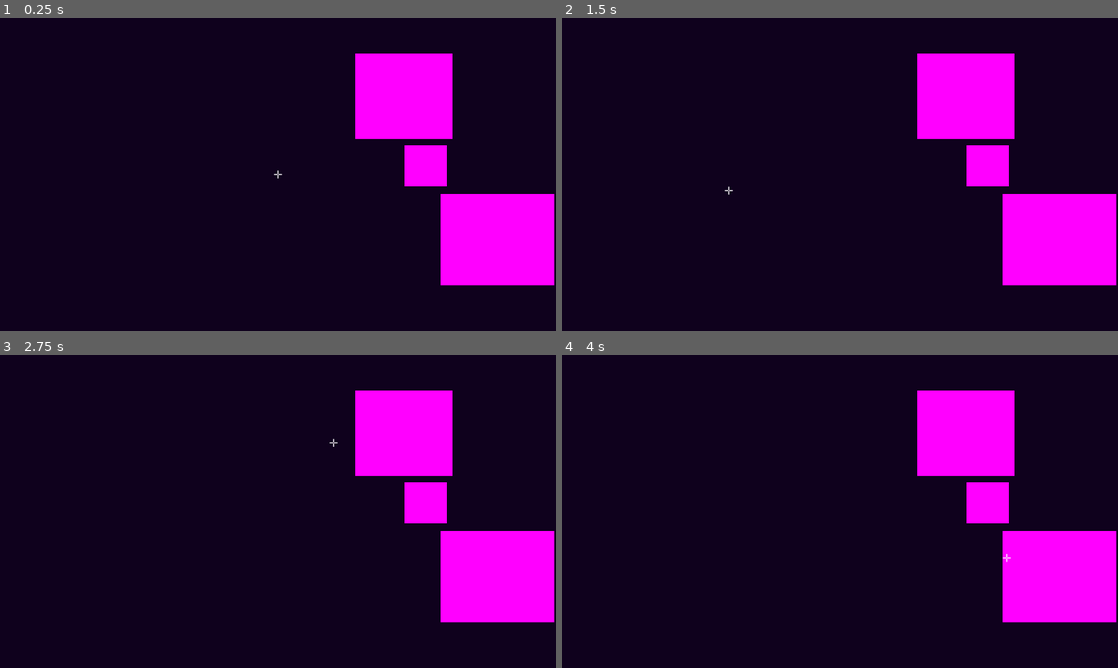
Above: before the commit, frames 1-4 (two rows, left to right).
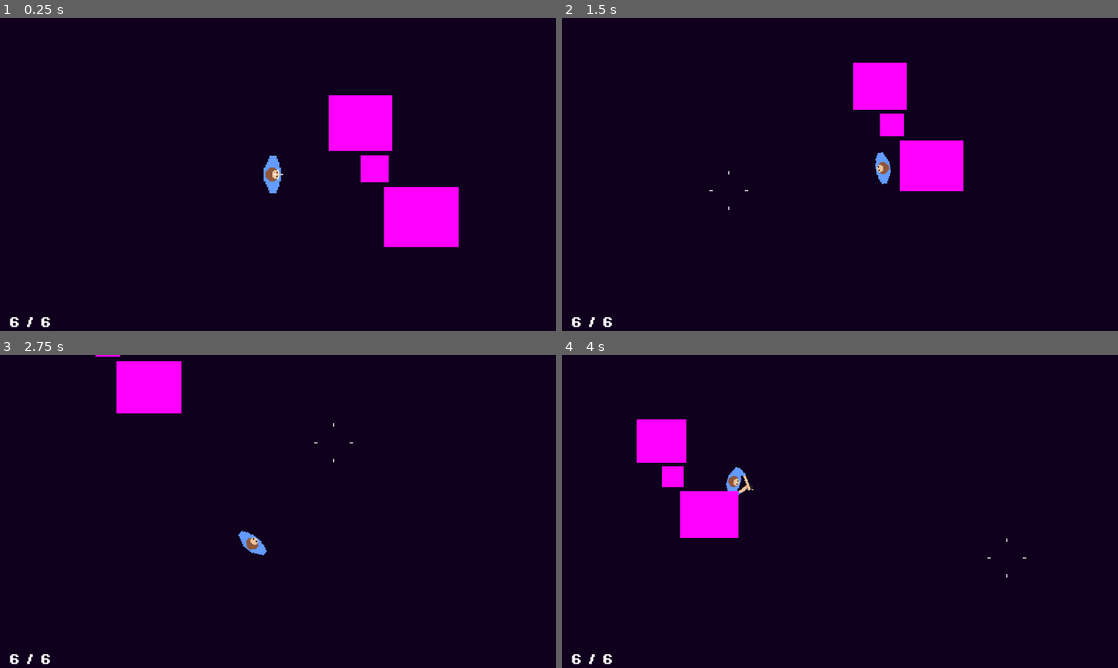
Above: after the commit, the same moments.

Repository: Gabryel-Paes/ProjetoCG
Game: Godot game, scene res://levels/rooms/playground.tscn
Same seed, same stepped clock (60 frames per second), same inputs: the game is played once before the commit and once after it.
Inputs (mouse positions are in pixels of both pictures, inside the frame that each line leads up to):
- Up to frame 1 (0.25 s): no input
- Up to frame 2 (1.5 s): move the mouse to (962, 158) at 0.52 s; hold D (Right) 0.53-1.28 s; tap V (Attack_Melee) at 0.6 s; move the mouse to (728, 190) at 1.27 s; hold S (Down) from 1.28 s (still down); click (728, 190) at 1.35 s
- Up to frame 3 (2.75 s): tap V (Attack_Melee) at 1.55, 2.1 s; move the mouse to (333, 442) at 2.02 s; release S (Down) at 2.03 s; hold D (Right) from 2.03 s (still down)
- Up to frame 4 (4 s): move the mouse to (812, 574) at 2.77 s; release D (Right) at 2.78 s; hold W (Up) 2.78-3.53 s; tap E (Equipar Arma) at 2.85 s; tap V (Attack_Melee) at 3.05, 3.8 s; move the mouse to (1006, 558) at 3.52 s; hold A (Left) from 3.53 s (still down); hold R (Recarregar) from 3.53 s (still down)

The runs differ from the first frame. In frame 1, 14% of the frame differs, in the area x 1-100%, y 11-99%; in frame 2, 16%; in frame 3, 14%; in frame 4, 15%.
Error before the commit: Parse Error: Expected "else" after ternary operator condition. (res://actors/player/player.gd:176)

Commit message:
Fix 2.4: unindo o de Lucas com o de Gabry
Tiro e melee juntos.

Diff:
--- a/actors/player/player.gd
+++ b/actors/player/player.gd
@@ -166,14 +166,16 @@
 	get_tree().root.add_child(linha)
 
 	var tween = create_tween()
-	tween.tween_property(linha, "modulate:a", 0.0, 0.2)
+	tween.tween_property(linha, "modulate:a", 0.0, 0.07)
 	tween.tween_callback(linha.queue_free)
 
 func _update_spread (delta:float) -> void:
 	if velocity.length() > 0:
 		spread_atual = lerpf(spread_atual, spread_andando, 10.0 * delta)
 	else:
-		spread_atual = move_toward(spread_atual, spread_parado, velocidade_mira * delta)	if Input.is_action_just_pressed("Attack_Melee"):
+		spread_atual = move_toward(spread_atual, spread_parado, velocidade_mira * delta)
+
+	if Input.is_action_just_pressed("Attack_Melee"):
 		$Aim/MeleeAttack.attack()
 
 func _update_aim() -> void:
--- a/actors/player/player.tscn
+++ b/actors/player/player.tscn
@@ -2,10 +2,10 @@
 
 [ext_resource type="Script" uid="uid://b7esrgmdyehb1" path="res://actors/player/player.gd" id="1_dthho"]
 [ext_resource type="Texture2D" uid="uid://d0hfp556ihm2f" path="res://ui/assets/sprites/character_placeholder.png" id="2_jg3c0"]
-[ext_resource type="Texture2D" uid="uid://dcyc2euftyhef" path="res://ui/assets/sprites/Sprite-parado.png" id="3_ax26v"]
+[ext_resource type="Texture2D" uid="uid://dcyc2euftyhef" path="res://ui/assets/sprites/Sprite-parado.png" id="3_15y17"]
+[ext_resource type="PackedScene" uid="uid://b6j0eteafpf7t" path="res://actors/components/melee_attack.tscn" id="3_ax26v"]
 [ext_resource type="FontFile" uid="uid://bu1xpso6ai3x0" path="res://ui/assets/fonts/PixelOperator8-Bold.ttf" id="4_lsqbn"]
 [ext_resource type="Script" uid="uid://dps2mixnx2yxd" path="res://actors/player/crosshair.gd" id="5_6p1w3"]
-[ext_resource type="PackedScene" uid="uid://b6j0eteafpf7t" path="res://actors/components/melee_attack.tscn" id="3_ax26v"]
 
 [sub_resource type="CircleShape2D" id="CircleShape2D_wa5o0"]
 radius = 7.0
@@ -116,14 +116,13 @@
 rotation = 1.5707964
 sprite_frames = SubResource("SpriteFrames_t1g16")
 animation = &"idle"
-autoplay = "walking"
 autoplay = "default"
 frame_progress = 0.43655625
 
 [node name="Sprite2D" type="Sprite2D" parent="Aim" unique_id=383743649]
 position = Vector2(-4, 0)
 rotation = 1.5707964
-texture = ExtResource("3_ax26v")
+texture = ExtResource("3_15y17")
 
 [node name="BulletPoint" type="Marker2D" parent="Aim" unique_id=648254355]
 position = Vector2(10, 0)
@@ -136,6 +135,8 @@
 one_shot = true
 explosiveness = 1.0
 process_material = SubResource("ParticleProcessMaterial_60pvl")
+
+[node name="MeleeAttack" parent="Aim" unique_id=192729465 instance=ExtResource("3_ax26v")]
 
 [node name="HUD" type="CanvasLayer" parent="." unique_id=70567460]
 
@@ -152,5 +153,3 @@
 
 [node name="Crosshair" type="Node2D" parent="HUD" unique_id=1920209538]
 script = ExtResource("5_6p1w3")
-
-[node name="MeleeAttack" parent="Aim" unique_id=192729465 instance=ExtResource("3_ax26v")]
Not shown, added: levels/rooms/playground.tscn123272891.tmp
